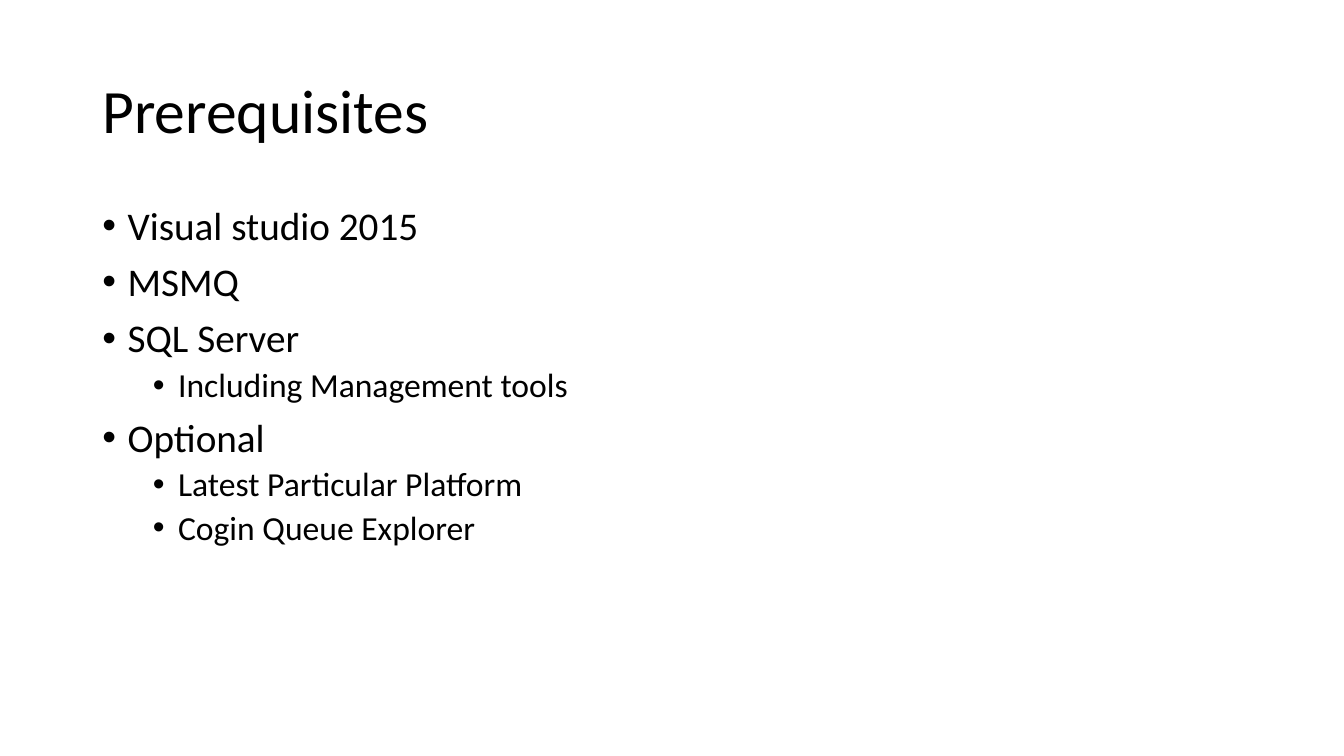
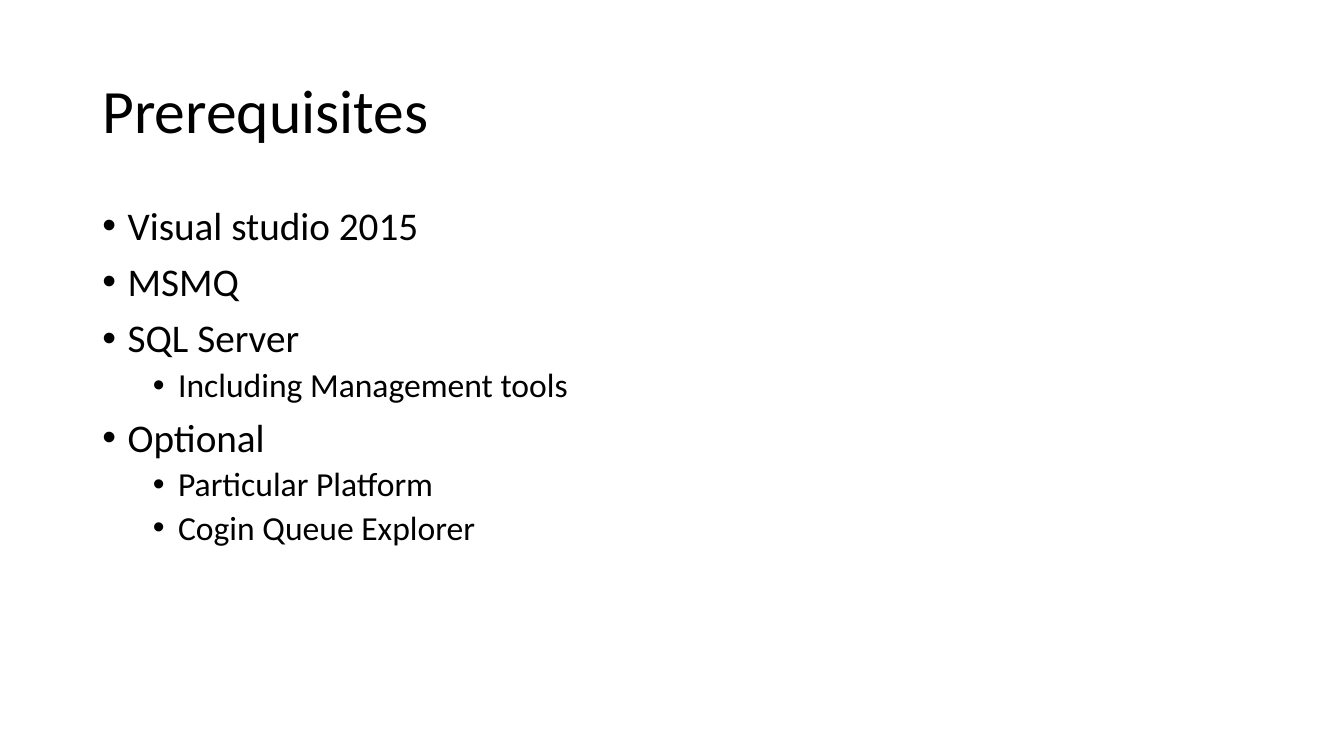
Before and after one commit to Particular/SagaMasterClass, a slide deck: slide 3 of SagaMasterClass.pptx. Drawn at 1344x756 pixels with LibreOffice and Linux fonts; fonts in the diff are those of the drawing. Boxes give left, top, right and bottom in pixels: in the first picture for what was removed or moved away, otherwise in the second. Text is boxed around its words. In the diff, an @@ line names an element or a change of style, - is before the commit and + after.

```diff
--- a/SagaMasterClass.pptx
+++ b/SagaMasterClass.pptx
@@ text at [178, 472, 433, 497]: text changed @@
-  • Latest Particular Platform
+  • Particular Platform
```
Also in this commit, not shown: 6 other slides changed, 2 slides added, 2 slides removed.
